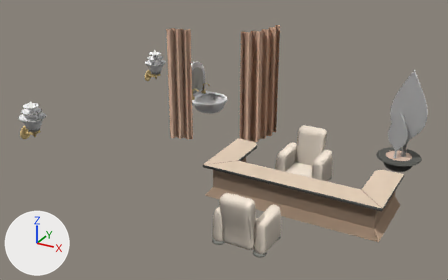
The glTF model www/models/lba2/iso_scenes/82.glb: old version first, new version second.
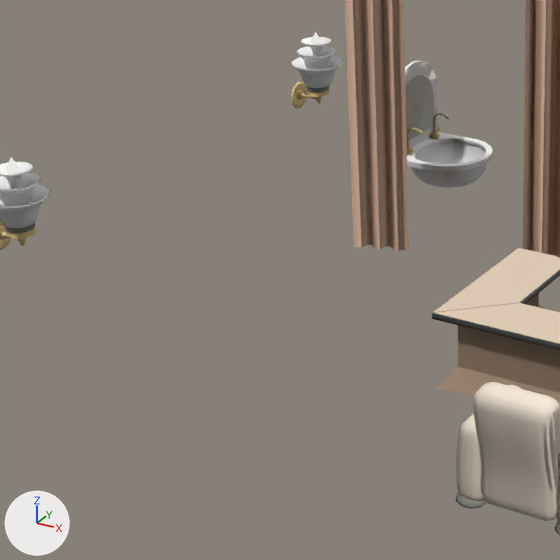
Each version is shown whole from a 50 mm camera at (19.91, -28.96, 11.98) aimed at (9.76, -10.51, 2.75), then close up on the part from 6% to 57% of the width and 13% to 95% of the height. Arrows for +X, +Y and +Z are at lower left; the lights stay in place. Where no turn or scale is listed for an object, it has been applied to the vertices. Vertices at the same position are counted once.

The first close-up shows 'colored'.
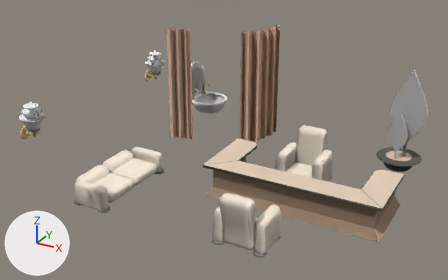
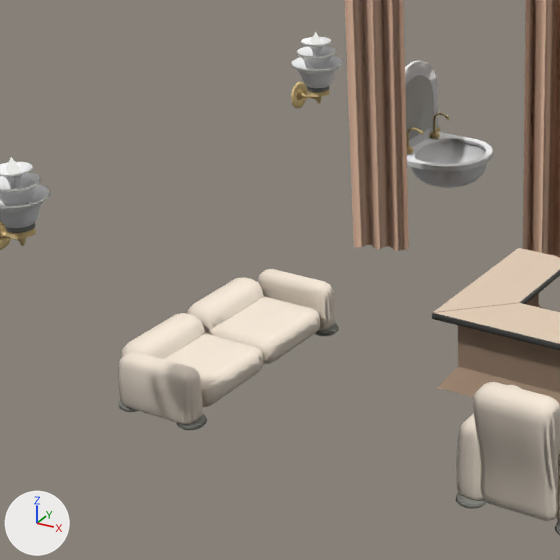
What differs and where, as boxes [x1, y1, x2, y2] in the close-ups (560 x 560 px):
part 1 of me_mesh_0, added: after [315, 323, 339, 336]
part 2 of me_mesh_0, added: after [177, 414, 207, 430]
part 3 of me_mesh_0, added: after [118, 400, 138, 412]
part 4 of me_mesh_0, added: after [206, 296, 320, 364]
part 5 of me_mesh_0, added: after [164, 333, 263, 407]
part 6 of me_mesh_0, added: after [187, 277, 264, 333]
part 7 of me_mesh_0, added: after [122, 313, 205, 359]
part 8 of me_mesh_0, added: after [258, 269, 336, 331]
part 9 of me_mesh_0, added: after [118, 352, 203, 424]

Patch to the scene script:
```diff
--- a/www/models/lba2/iso_scenes/82.glb.py
+++ b/www/models/lba2/iso_scenes/82.glb.py
@@ me_mesh_0 @@
 # used by ob_colored; location = (0.0, 0.0, 0.0)
-me_mesh_0.from_pydata(...)  # 9781 vertices, 18756 faces; spans x 4.97..15.92, y -15.95..-4.01, z 0.5..5.64
+me_mesh_0.from_pydata(...)  # 11419 vertices, 21892 faces; spans x 4.97..15.92, y -15.95..-4.01, z 0.5..5.64
+# me_mesh_0 part 1: the loose piece of 96 vertices spanning x 11.02..11.47, y -12.66..-12.21, z 0.5..0.64 is copied, and the copy is turned -90 degrees about the z axis through its middle, then moved by (-4.68, 2.19, 0.0); it spans x 6.34..6.79, y -10.47..-10.02, z 0.5..0.64
+# me_mesh_0 part 2: the loose piece of 96 vertices spanning x 11.02..11.47, y -13.79..-13.34, z 0.5..0.64 is copied, and the copy is turned 90 degrees about the z axis through its middle, then moved by (-4.68, -0.19, 0.0); it spans x 6.34..6.79, y -13.98..-13.53, z 0.5..0.64
+# me_mesh_0 part 3: the loose piece of 96 vertices spanning x 11.02..11.47, y -12.66..-12.21, z 0.5..0.64 is copied, and the copy is turned 90 degrees about the z axis through its middle, then moved by (-5.81, -1.32, 0.0); it spans x 5.21..5.66, y -13.98..-13.53, z 0.5..0.64
+# me_mesh_0 part 4: the loose piece of 179 vertices spanning x 11.42..12.58, y -13.53..-12.3, z 0.64..1.09 is copied, and the copy is multiplied about its middle by the matrix ((0.0, 1.0, 0.0), (-1.376, 0.0, 0.0), (0.0, 0.0, 1.0)), then moved by (-5.91, 1.7, 0.0); it spans x 5.47..6.7, y -12.01..-10.42, z 0.64..1.09
+# me_mesh_0 part 5: the loose piece of 179 vertices spanning x 11.42..12.58, y -13.53..-12.3, z 0.64..1.09 is copied, and the copy is multiplied about its middle by the matrix ((0.0, 1.0, 0.0), (1.376, 0.0, 0.0), (0.0, 0.0, 1.0)), then moved by (-5.91, 0.13, 0.0); it spans x 5.47..6.7, y -13.58..-11.99, z 0.64..1.09
+# me_mesh_0 part 6: a new loose piece of 238 vertices spanning x 5.0..5.7, y -12.02..-10.43, z 0.62..1.37, in mat_material_0
+# me_mesh_0 part 7: a new loose piece of 238 vertices spanning x 5.0..5.7, y -13.57..-11.98, z 0.62..1.37, in mat_material_0
+# me_mesh_0 part 8: a new loose piece of 210 vertices spanning x 5.3..6.7, y -10.47..-10.01, z 0.61..1.42, in mat_material_0
+# me_mesh_0 part 9: a new loose piece of 210 vertices spanning x 5.3..6.7, y -13.99..-13.53, z 0.61..1.42, in mat_material_0
 me_mesh_0.materials.append(mat_material_0)
```
